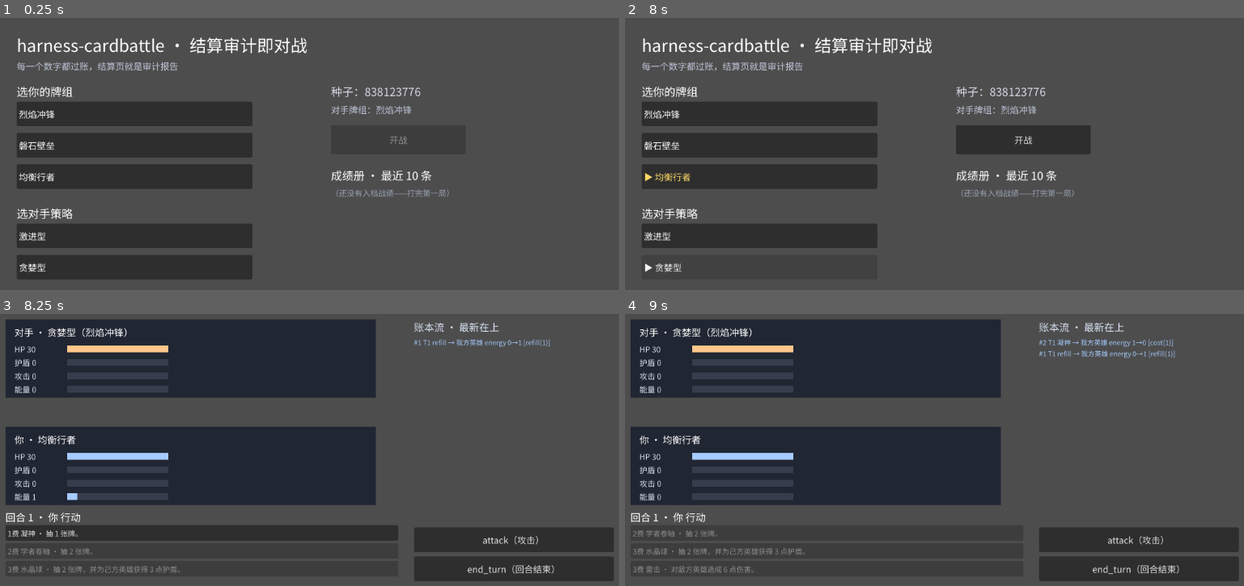
Above: before the commit, frames 1-4 (two rows, left to right).
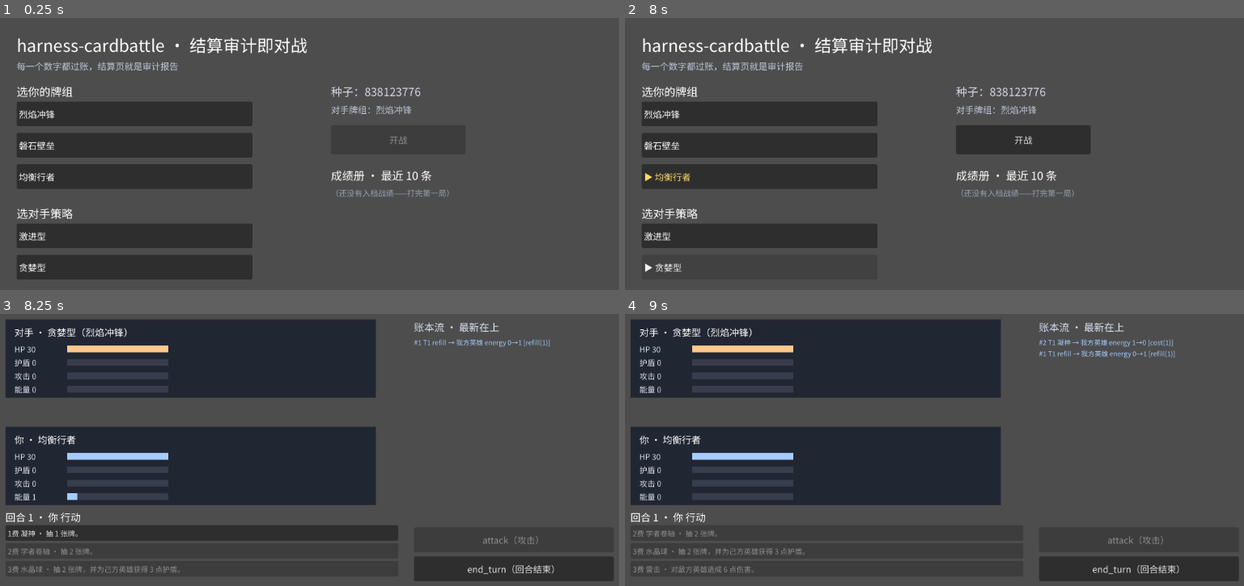
Above: after the commit, the same moments.

Repository: zcqiand/harness-cardbattle
Game: Godot game, scene res://scenes/main.tscn
The game is run twice, just before and just after one commit, with the same random seed, the same clock (stepped at 60 frames per second) and the same inputs.
Inputs:
- Up to frame 1 (0.25 s): no input
- Up to frame 2 (8 s): click "烈焰冲锋" at 0.5 s; click "▶ 烈焰冲锋" at 1.25 s; click "磐石壁垒" at 2 s; click "▶ 磐石壁垒" at 2.75 s; click "均衡行者" at 3.5 s; click "▶ 均衡行者" at 4.25 s; click "激进型" at 5 s; click "▶ 激进型" at 5.75 s; click "贪婪型" at 6.5 s; click "▶ 贪婪型" at 7.25 s
- Up to frame 3 (8.25 s): click "开战" at 8 s
- Up to frame 4 (9 s): click "1费 凝神 · 抽 1 张牌。" at 8.75 s

Frames 1-2 are identical in both runs. In frame 3, less than 0.1% of the frame differs, in the area x 78-87%, y 81-85%; in frame 4, less than 0.1%.

Commit message:
fix(ui): battle 屏 action 按钮可点性——账本滚动区让位 + attack 规则面预禁用
live 指纹（2026-11-20）：①账本 ScrollContainer（768,56,356,576）整面盖住
attack/end_turn 按钮，透明矩形吃尽点击——两钮自首航起不可点（e2e 走逻辑层
直调 apply_action 不经真实鼠标，全绿未拦）；②attack 按钮只看 my_turn，
atk=0 时点击只落一行屏底拒因。修复：滚动区高 576→320 给按钮让位；
attack 预禁用与卡牌按钮同规则（atk<=0 或本回合已用）。新增
test_battle_view_ui 套件 14 checks 钉几何与规则面。ALL PASS 12 套件 629 checks。

Co-Authored-By: Claude Code <noreply@anthropic.com>

Diff:
--- a/scripts/battle_view.gd
+++ b/scripts/battle_view.gd
@@ -115,9 +115,11 @@
 	_reject_label = _label(Vector2(40.0, 584.0), "", 15, Color(0.95, 0.4, 0.4))
 
 	var ledger_title := _label(Vector2(768.0, 24.0), "账本流 · 最新在上", 18, Color(0.85, 0.88, 0.95))
+	# 高度 320 给下方 action 按钮让位（y 56..376，按钮顶 396）——曾整面盖住
+	# 两钮致点击全被滚动区吞掉（2026-11-20 live 指纹，几何断言钉死）。
 	var scroll := ScrollContainer.new()
 	scroll.position = Vector2(768.0, 56.0)
-	scroll.size = Vector2(356.0, 576.0)
+	scroll.size = Vector2(356.0, 320.0)
 	add_child(scroll)
 	_ledger_box = VBoxContainer.new()
 	_ledger_box.size_flags_horizontal = Control.SIZE_EXPAND_FILL
@@ -284,7 +286,11 @@
 
 func _update_buttons(st: Dictionary) -> void:
 	var my_turn: bool = st["phase"] == "MAIN" and st["active"] == "player"
-	_attack_button.disabled = not my_turn
+	# attack 预禁用与卡牌按钮同规则（规则面：atk>0 且本回合未用）——曾只看
+	# my_turn，atk=0 时点击只落一行屏底拒因（2026-11-20 live 指纹）。
+	var atk := int((st["heroes"] as Dictionary)["player_hero"]["atk"])
+	var attack_used: bool = (st["attack_used"] as Dictionary)["player"]
+	_attack_button.disabled = not my_turn or atk <= 0 or attack_used
 	_end_turn_button.disabled = not my_turn
 
 
--- /dev/null
+++ b/tests/test_battle_view_ui.gd
@@ -0,0 +1,78 @@
+extends RefCounted
+## 战斗屏 UI 可点性回归（2026-11-20 live 指纹）：
+## ①账本 ScrollContainer 曾整面盖住 attack/end_turn 按钮——透明矩形吃尽点击，
+##   两钮自首航起不可点（e2e 走逻辑层直调 apply_action，不经真实鼠标，全绿
+##   也拦不住）——本套件钉死「任何 ScrollContainer 矩形不得与 action 按钮
+##   相交」的几何断言，布局再漂移即红。
+## ②attack 按钮曾只看 my_turn 不看规则面（atk<=0 / 本回合已用仍可点，点了
+##   只落一行屏底红字）——钉死 attack 预禁用与卡牌按钮（费用>能量禁用）
+##   同规则：开局 atk=0 禁用、atk>0 可点、attack 结算后本回合禁用。
+
+const BATTLE_VIEW_PATH := "res://scripts/battle_view.gd"
+const CARDS := preload("res://scripts/core/cards.gd")
+
+
+var completed := false
+
+
+func _build_view() -> Control:
+	var config: Dictionary = {
+		"deck_player": ["sharpen_blade", "fire_bolt"],
+		"deck_player_id": "test-deck",
+		"deck_player_name": "测试牌组",
+		"deck_enemy": ["fire_bolt", "fire_bolt"],
+		"deck_enemy_id": "test-deck-enemy",
+		"deck_enemy_name": "对手牌组",
+		"opponent_path": "res://data/opponents/greedy.json",
+		"opponent_id": "greedy",
+		"opponent_name": "贪手",
+		"seed": 20261120,
+	}
+	var view: Control = (load(BATTLE_VIEW_PATH) as GDScript).new()
+	view.setup(config)
+	return view
+
+
+func run(failures: Array[String]) -> void:
+	var harness: GDScript = load("res://tests/harness.gd")
+	var view: Control = _build_view()
+	var attack: Button = view._attack_button
+	var end_turn: Button = view._end_turn_button
+	harness.assert_true(attack != null and end_turn != null,
+		"测试前提：action 按钮已装配", failures)
+
+	# ① 几何：任何滚动区矩形不得与 action 按钮相交（吃点击 = 不可点）。
+	for child in view.get_children():
+		if child is ScrollContainer:
+			var sc := child as ScrollContainer
+			var scroll_rect := Rect2(sc.position, sc.size)
+			harness.assert_true(
+				not scroll_rect.intersects(Rect2(attack.position, attack.size)),
+				"滚动区矩形不得盖住 attack 按钮（scroll @ %s size %s）"
+					% [sc.position, sc.size], failures)
+			harness.assert_true(
+				not scroll_rect.intersects(Rect2(end_turn.position, end_turn.size)),
+				"滚动区矩形不得盖住 end_turn 按钮（scroll @ %s size %s）"
+					% [sc.position, sc.size], failures)
+
+	# ② 预禁用规则面。
+	var st: Dictionary = (view._game as Dictionary)["state"]
+	var hero: Dictionary = (st["heroes"] as Dictionary)["player_hero"]
+	harness.assert_true(int(hero["atk"]) == 0, "测试前提：开局玩家 atk=0", failures)
+	harness.assert_true(attack.disabled, "开局 atk=0 时 attack 按钮应预禁用", failures)
+	harness.assert_true(not end_turn.disabled, "开局 end_turn 按钮应可点", failures)
+
+	hero["atk"] = 3
+	view._refresh()
+	harness.assert_true(not attack.disabled, "atk>0 且 attack 未用时 attack 按钮应可点", failures)
+	harness.assert_true(not end_turn.disabled, "atk>0 时 end_turn 按钮应可点", failures)
+
+	# 真实 attack 结算：attack_used 翻真 → 下一次刷新 attack 预禁用。
+	view._player_action({"type": "attack"})
+	harness.assert_true((view._reject_label as Label).text == "",
+		"atk=3 的 attack 应被接受（拒因：%s）" % (view._reject_label as Label).text, failures)
+	harness.assert_true(view._attack_button.disabled, "attack 结算后本回合 attack 按钮应预禁用", failures)
+	harness.assert_true(not view._end_turn_button.disabled, "attack 结算后 end_turn 按钮应可点", failures)
+
+	view.free()
+	completed = true
